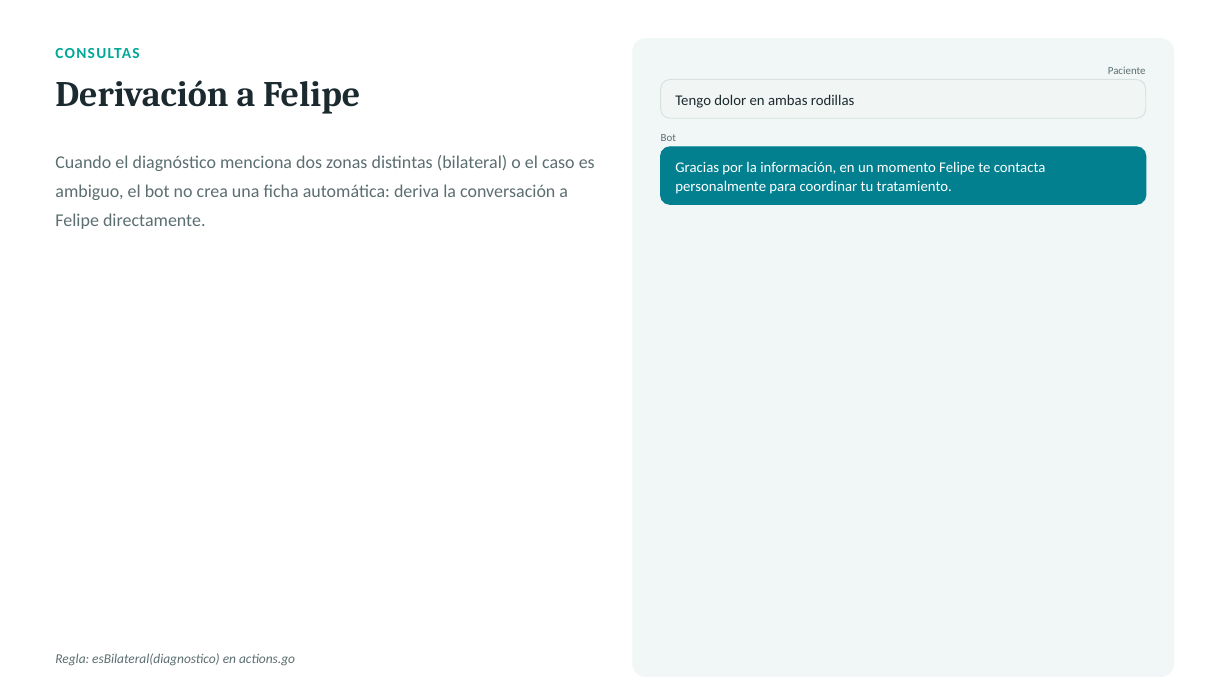
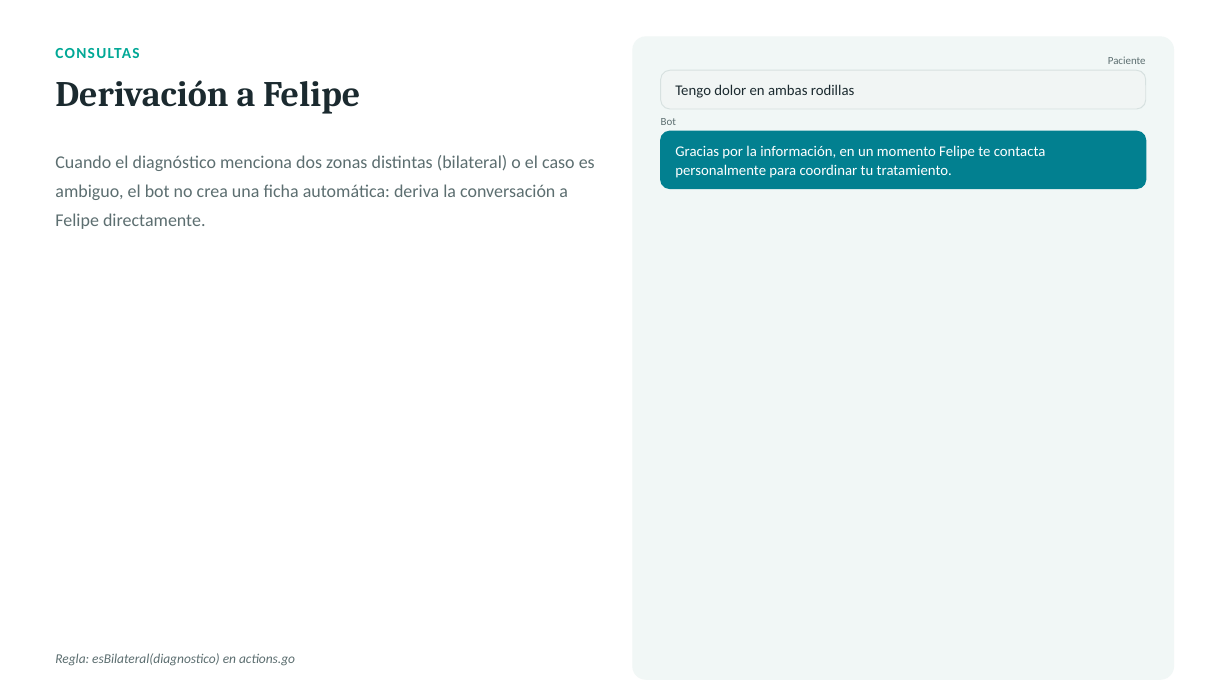
Before and after one commit to rjrodriguezh/meta-ai-agent, a slide deck: slide 9 of docs/flujos_bot_kinesiologia.pptx (slide 8 before the commit). Drawn at 1232x693 pixels with LibreOffice and Linux fonts; fonts in the diff are those of the drawing. Boxes give left, top, right and bottom in pixels: in the first picture for what was removed or moved away, otherwise in the second. Text is boxed around its words. In the diff, an @@ line names an element or a change of style, - is before the commit and + after.

```diff
--- a/docs/flujos_bot_kinesiologia.pptx
+++ b/docs/flujos_bot_kinesiologia.pptx
@@ 2 texts, 1 rounded rectangle: place and size @@
-2 texts, 1 rounded rectangle at <box>661,66,1146,118</box>
+2 texts, 1 rounded rectangle at <box>661,56,1146,109</box>
@@ 2 texts, 1 rounded rectangle: place and size @@
-2 texts, 1 rounded rectangle at <box>661,134,1146,204</box>
+2 texts, 1 rounded rectangle at <box>661,118,1146,189</box>
```
Also in this commit, not shown: 5 other slides changed, 1 slide added, 4 other files.
